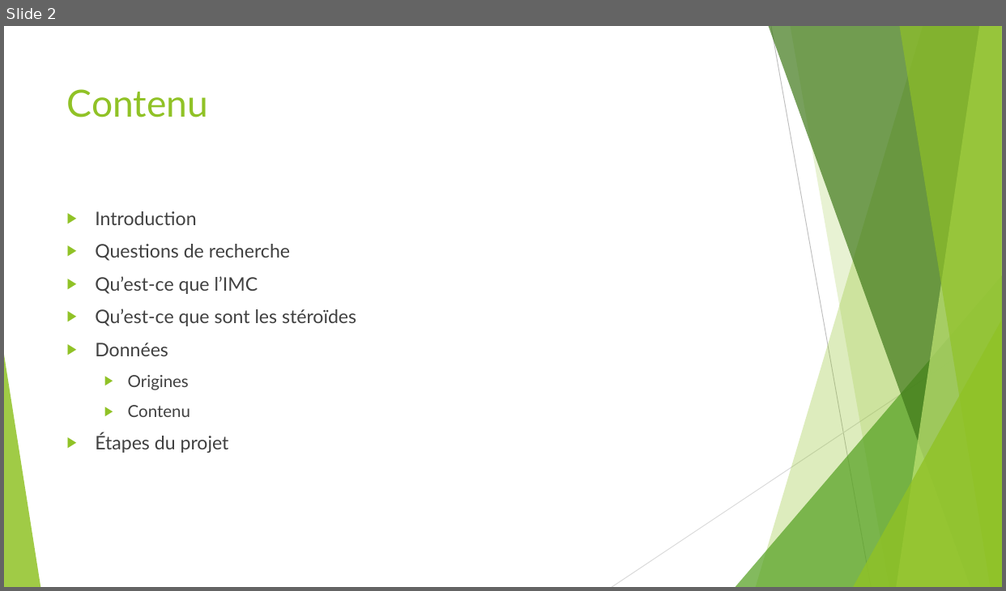
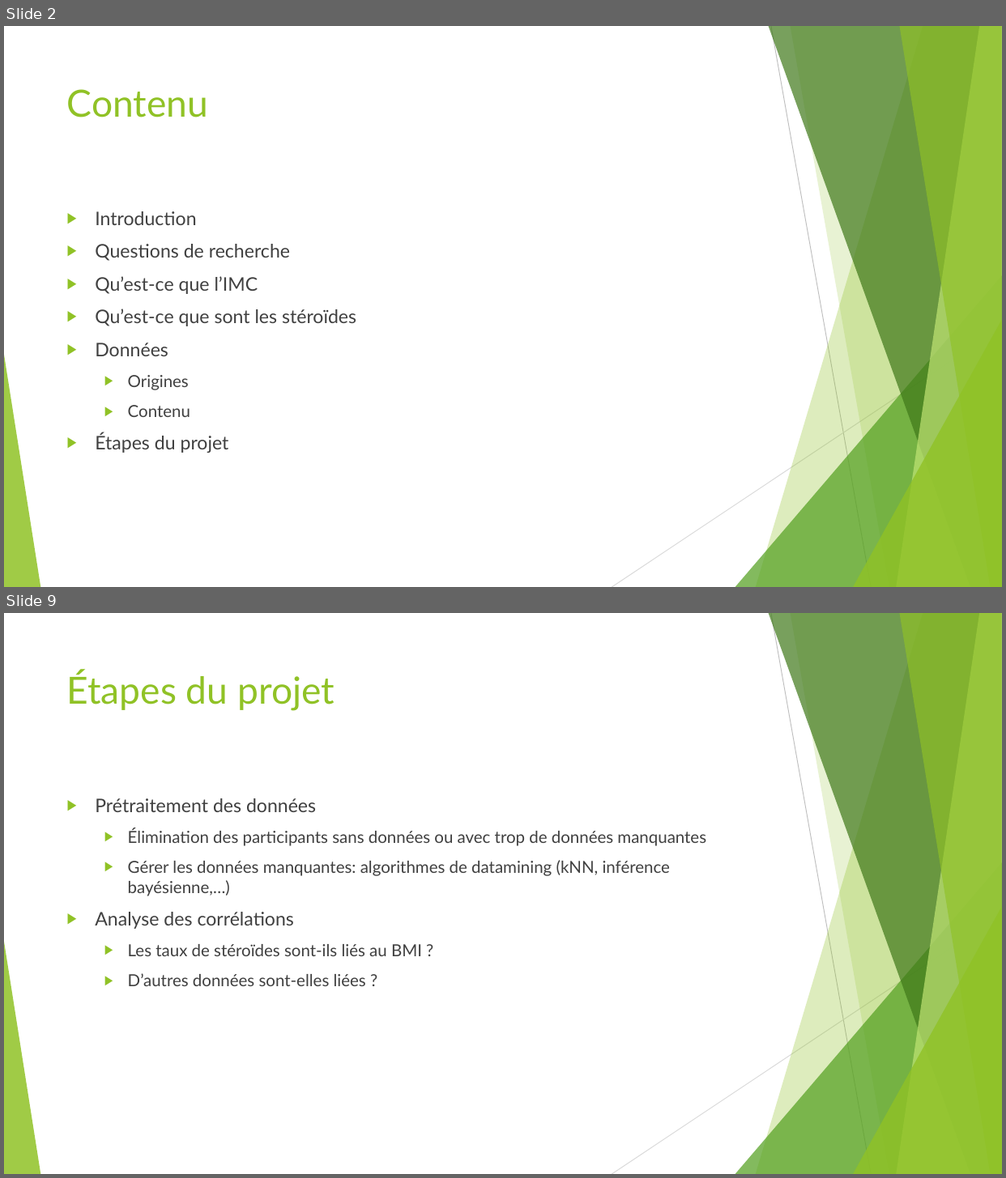
Before and after one commit to simon-baehler/LFA-Steroide, a slide deck: Presentations/Intermediaire/LFA_Baehler_Schowing_Intermédiaire.pptx. Shown one above the other, each under a label of ours: slide 2 before the commit, slides 2 and 9 after it; the slides between them are not shown. The pictures are 1006x591 and 1006x1178 pixels, drawn with LibreOffice and Linux fonts; fonts in the diff are those of the drawing. Boxes give left, top, right and bottom in pixels: in the first picture for what was removed or moved away, otherwise in the second. Text is boxed around its words. In the diff, an @@ line names an element or a change of style, - is before the commit and + after.

```diff
--- a/Presentations/Intermediaire/LFA_Baehler_Schowing_Intermédiaire.pptx
+++ b/Presentations/Intermediaire/LFA_Baehler_Schowing_Intermédiaire.pptx
@@ slide 9 added at (4, 613, 1002, 1174), background #FFFFFF; not listed: 10 template elements that a slide beside it also shows @@
@@ title added at (67, 671, 334, 711), 36 pt, text #90C226 @@
+Étapes du projet
@@ text added at (95, 798, 706, 986), 16 pt, text #404040 @@
+▶ Prétraitement des données
+  ▶ Élimination des participants sans données ou avec trop de données manquantes
+  ▶ Gérer les données manquantes: algorithmes de datamining (kNN, inférence bayésienne,…)
+▶ Analyse des corrélations
+  ▶ Les taux de stéroïdes sont-ils liés au BMI ?
+  ▶ D’autres données sont-elles liées ?
```
Also in this commit, not shown: 4 slides changed, 5 other slides added, 3 slides removed.
